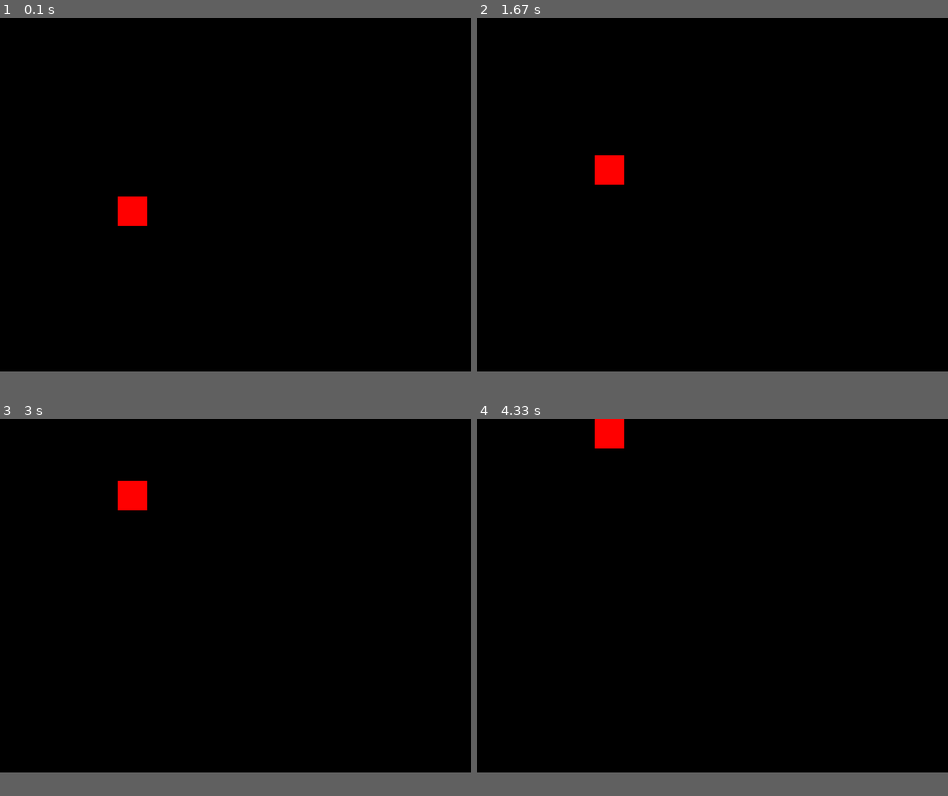
Above: before the commit, frames 1-4 (two rows, left to right).
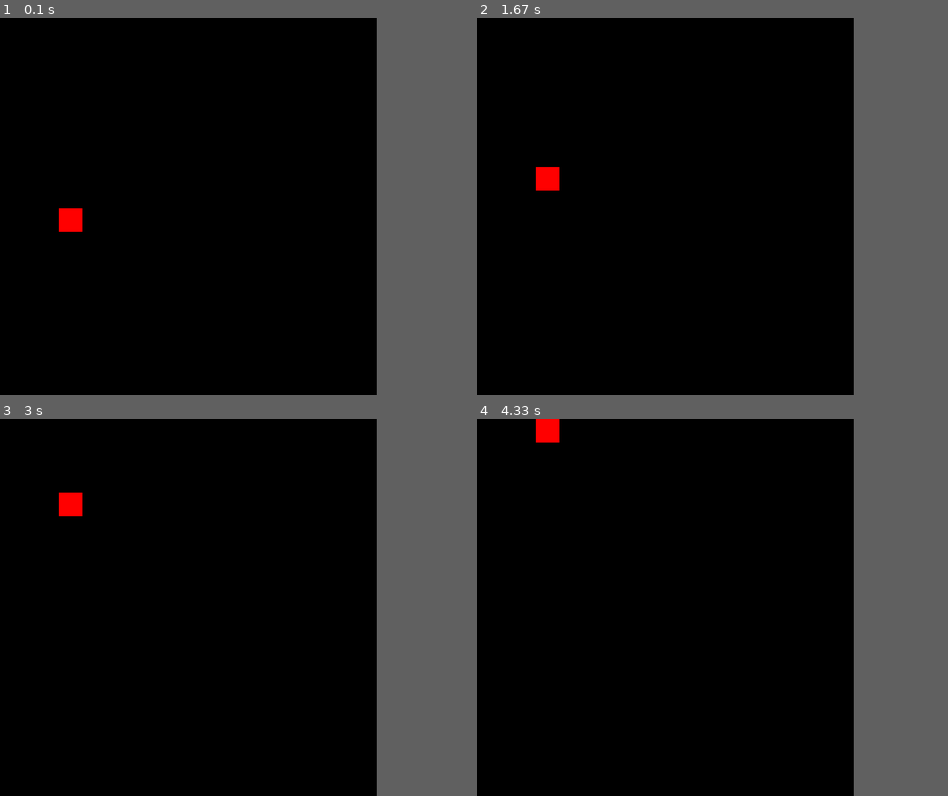
Above: after the commit, the same moments.

Repository: JD-GG/ajlmn-32x32LED-games
Game: pygame game, started from Flappy Bird/FlappyBird_PhysicsTest.py
Two runs of this game, one before a commit and one after it. Both use one fixed random seed, a clock stepped at 60 frames per second and the inputs below.
Inputs:
- Up to frame 1 (0.1 s): no input
- Up to frame 2 (1.67 s): tap Space at 0.33, 0.73, 1.03, 1.23, 1.57 s
- Up to frame 3 (3 s): tap Space at 1.87, 2.07, 2.37, 2.63, 2.97 s
- Up to frame 4 (4.33 s): tap Space at 3.27, 3.4, 3.8, 4.1 s
The window is 800x600 before the commit and 640x640 after it. Grey fills any space a smaller window leaves; there, only what the larger window draws over its background counts as a difference.

The runs differ from the first frame. In frame 1, 0.8% of the frame differs, in the area x 12-32%, y 47-57%; in frame 2, 0.8%; in frame 3, 0.8%; in frame 4, 0.8%.

Commit message:
made screen changes

Diff:
--- a/Flappy Bird/FlappyBird_PhysicsTest.py
+++ b/Flappy Bird/FlappyBird_PhysicsTest.py
@@ -2,14 +2,14 @@
 
 pygame.init()
 
-SCREEN_WIDTH = 800
-SCREEN_HEIGHT = 600
+SCREEN_WIDTH = 640
+SCREEN_HEIGHT = 640
 
 screen = pygame.display.set_mode((SCREEN_WIDTH, SCREEN_HEIGHT))
 pygame.display.set_caption("Flappy Bird")
 
 # Bird variables
-player_pos = [200, 300]
+player_pos = [100, 320]
 player_vel = 0
 gravity = 15
 lift = -3.5
@@ -24,7 +24,7 @@
     player_pos[1] += player_vel
 
     screen.fill((0, 0, 0))
-    pygame.draw.rect(screen, (255, 0, 0), (player_pos[0], player_pos[1], 50, 50))
+    pygame.draw.rect(screen, (255, 0, 0), (player_pos[0], player_pos[1], 40, 40))
 
     key = pygame.key.get_pressed()
     if key[pygame.K_SPACE]:
@@ -33,8 +33,8 @@
     if player_pos[1] < 0:
         player_pos[1] = 0
 
-    if player_pos[1] > SCREEN_HEIGHT - 50:
-        player_pos[1] = SCREEN_HEIGHT - 50
+    if player_pos[1] > SCREEN_HEIGHT - 40:
+        player_pos[1] = SCREEN_HEIGHT - 40
         player_vel = 0
 
     for event in pygame.event.get():
